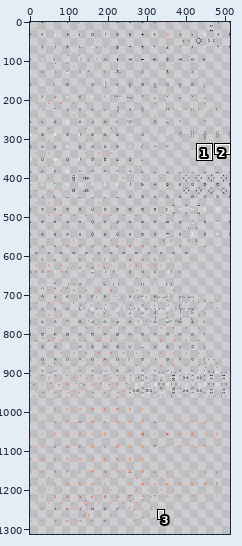
Pixel-art file: addons/surface_tiler/assets/images/tiles_with_separated_depths_with_adjacent_connection_annotations.aseprite. Above, an overview of the earlier version with the close-up marked.
Close-up. Earlier state:
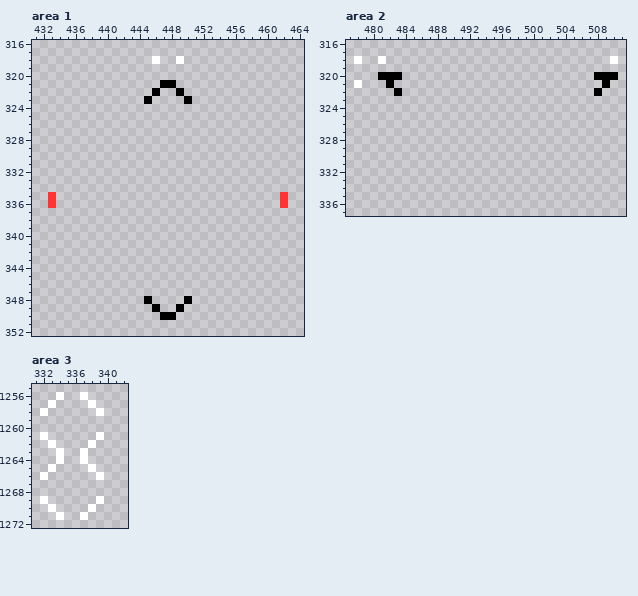
512x1280 pixels, 1 frame. Shown: area 1: x 431..464, y 316..352; area 2: x 477..511, y 316..337; area 3: x 331..342, y 1255..1272. The old version is drawn lined up with the new one, on the new canvas. The commit also changed other parts of the picture, which this record leaves out.
And afterwards:
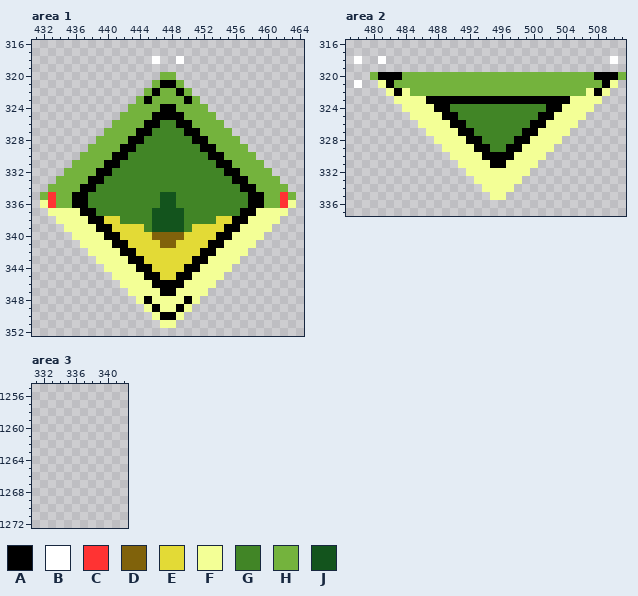
Palette (. is transparent): A #000000  B #ffffff  C #ff3333  D #80620b  E #e3da36  F #f3ff96  G #418526  H #74b33d  J #13541d
What changed:
canvas 512x1280 -> 512x1312
Changed rows in their new state; - is an unchanged pixel.
Area 1:
first column x 432:
320 ---------------HH---------------
321 --------------H--H--------------
322 -------------H-HH-H-------------
323 ------------H-HHHH-H------------
324 -----------HHHHAAHHHH-----------
325 ----------HHHHAAAAHHHH----------
326 ---------HHHHAAGGAAHHHH---------
327 --------HHHHAAGGGGAAHHHH--------
328 -------HHHHAAGGGGGGAAHHHH-------
329 ------HHHHAAGGGGGGGGAAHHHH------
330 -----HHHHAAGGGGGGGGGGAAHHHH-----
331 ----HHHHAAGGGGGGGGGGGGAAHHHH----
332 ---HHHHAAGGGGGGGGGGGGGGAAHHHH---
333 --HHHHAAGGGGGGGGGGGGGGGGAAHHHH--
334 -HHHHAAGGGGGGGGGGGGGGGGGGAAHHHH-
335 H-HHAAGGGGGGGGGJJGGGGGGGGGAAHH-H
336 F-HHAAGGGGGGGGGJJGGGGGGGGGAAHH-F
337 -FFFFAAGGGGGGGJJJJGGGGGGGAAFFFF-
338 --FFFFAAEEGGGGJJJJGGGGEEAAFFFF--
339 ---FFFFAAEEEEGJJJJGEEEEAAFFFF---
340 ----FFFFAAEEEEDDDDEEEEAAFFFF----
341 -----FFFFAAEEEEDDEEEEAAFFFF-----
342 ------FFFFAAEEEEEEEEAAFFFF------
343 -------FFFFAAEEEEEEAAFFFF-------
344 --------FFFFAAEEEEAAFFFF--------
345 ---------FFFFAAEEAAFFFF---------
346 ----------FFFFAAAAFFFF----------
347 -----------FFFFAAFFFF-----------
348 ------------F-FFFF-F------------
349 -------------F-FF-F-------------
350 --------------F--F--------------
351 ---------------FF---------------
Area 2:
first column x 480:
320 H---HHHHHHHHHHHHHHHHHHHHHHHH---H
321 -F-HHHHHHHHHHHHHHHHHHHHHHHHHH-F-
322 --F-FHHHHHHHHHHHHHHHHHHHHHHF-F--
323 ---FFFFAAAAAAAAAAAAAAAAAAFFFF---
324 ----FFFFAAGGGGGGGGGGGGAAFFFF----
325 -----FFFFAAGGGGGGGGGGAAFFFF-----
326 ------FFFFAAGGGGGGGGAAFFFF------
327 -------FFFFAAGGGGGGAAFFFF-------
328 --------FFFFAAGGGGAAFFFF--------
329 ---------FFFFAAGGAAFFFF---------
330 ----------FFFFAAAAFFFF----------
331 -----------FFFFAAFFFF-----------
332 ------------FFFFFFFF------------
333 -------------FFFFFF-------------
334 --------------FFFF--------------
335 ---------------FF---------------
Area 3:
first column x 332:
1256 --.--.--
1257 -.----.-
1258 .------.
1261 .------.
1262 -.----.-
1263 --.--.--
1264 --.--.--
1265 -.----.-
1266 .------.
1269 .------.
1270 -.----.-
1271 --.--.--
Changed places in both close-ups, as pixel boxes (x1, y1, x2, y2):
added: (40, 72, 296, 328)
added: (370, 72, 626, 200)
erased: (40, 392, 104, 520)
